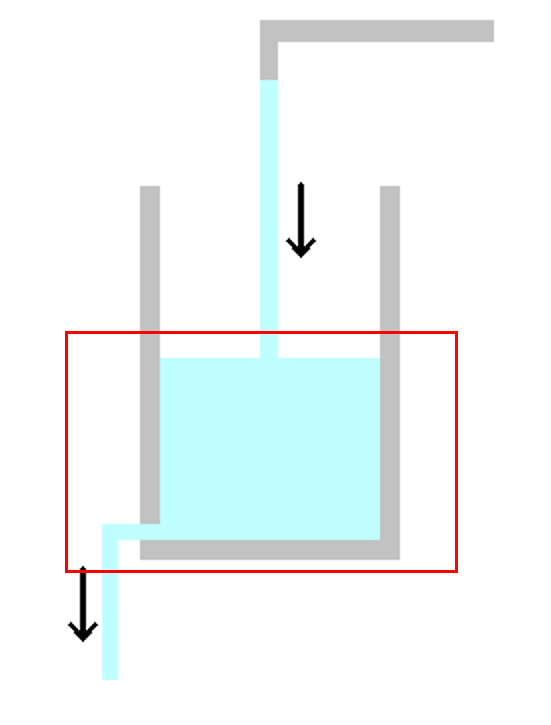
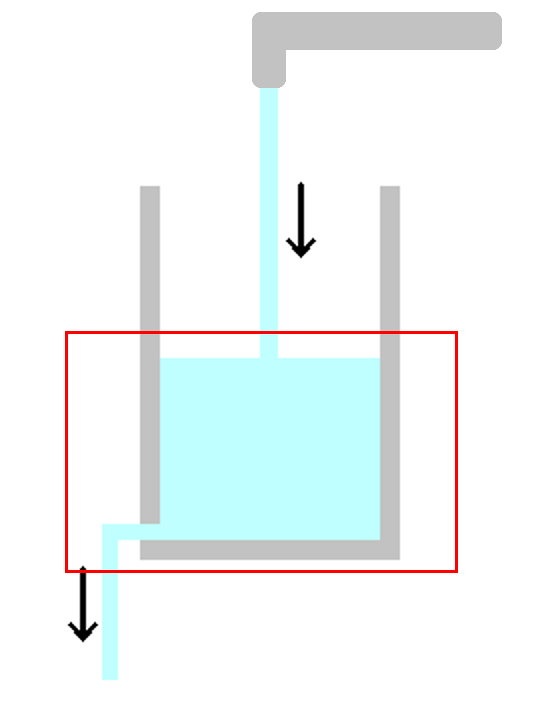
Before/after of a 551 x 725 layered artwork. What changed in the layer stack:
added layer "Layer #1" above "Background" over [252, 12, 502, 88]
painted on "Background" over [259, 19, 495, 88]
